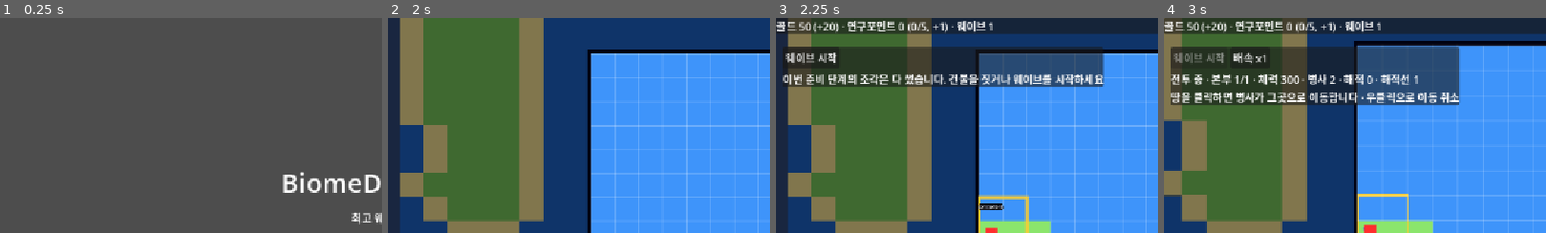
Above: before the commit, frames 1-4 (left to right).
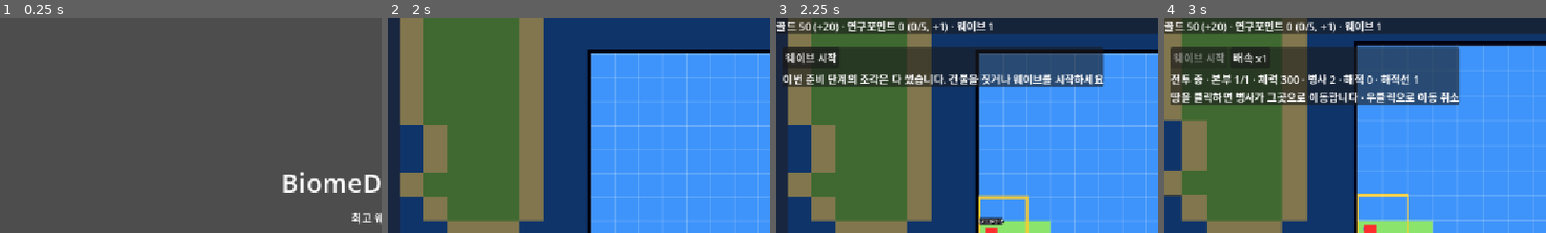
Above: after the commit, the same moments.

Repository: dpwns5889/Islander
Game: Godot game, scene res://assets/scenes/menu.tscn
Same seed, same stepped clock (60 frames per second), same inputs: the game is played once before the commit and once after it.
Inputs (mouse positions are % of the whole screen's width and height, from its top left):
- Up to frame 1 (0.25 s): no input
- Up to frame 2 (2 s): click "시작" at 0.5 s; tap Enter at 1.25 s; move the mouse to (72, 45) at 1.27 s; tap P at 1.35 s; click (72, 45) at 1.42 s
- Up to frame 3 (2.25 s): tap Space at 2 s; move the mouse to (30, 55) at 2.02 s; tap R at 2.1 s; click (30, 55) at 2.17 s
- Up to frame 4 (3 s): click "웨이브 시작" at 2.75 s
The pictures show only the part of the screen within x 0-50%, y 0-50%; the shares and areas given below are measured in that part.

Frames 1-2 are identical in both runs. In frame 3, 0.5% of the frame differs, in the area x 53-60%, y 86-97%; in frame 4, nothing differs.

Commit message:
본부 레벨업 바 위치 이동 (기획서 v0.54)
- assets/scripts/field.gd: 바를 본부 칸과 위 칸의 경계로 이동
- docs/GameDesign.md, html: 5.3, 9.1(모델 크기 보류, 해상도 유지), 변경 이력
- project.godot: 버전 0.54

Co-Authored-By: Claude Sonnet 5.5 <noreply@anthropic.com>

Diff:
--- a/assets/scripts/field.gd
+++ b/assets/scripts/field.gd
@@ -303,7 +303,7 @@
 		var prev: int = Balance.hq_level_food(lv - 1) if lv > 1 else 0
 		var ratio: float = clampf(float(int(hq_food.get(c, 0)) - prev) / float(nxt - prev), 0.0, 1.0)
 		var text: String = "Lv%d · 남은 %d" % [lv, nxt - int(hq_food.get(c, 0))]
-		var base: Vector3 = cell_to_world(c) + Vector3(0.0, BLOCK_H + 0.9, -1.1) # 본부 위쪽 (기획서 5.3)
+		var base: Vector3 = cell_to_world(c) + Vector3(0.0, BLOCK_H + 0.9, -0.5) # 본부 칸과 위 칸의 경계 (기획서 5.3)
 		var bars: Array = _hq_bars[c]
 		(bars[0] as MeshInstance3D).position = base
 		(bars[1] as MeshInstance3D).position = base
--- a/project.godot
+++ b/project.godot
@@ -11,7 +11,7 @@
 [application]
 
 config/name="Islander"
-config/version="0.53"
+config/version="0.54"
 run/main_scene="res://assets/scenes/menu.tscn"
 config/features=PackedStringArray("4.7", "Forward Plus")
 config/icon="res://icon.svg"
Not shown, changed: docs/GameDesign.md
